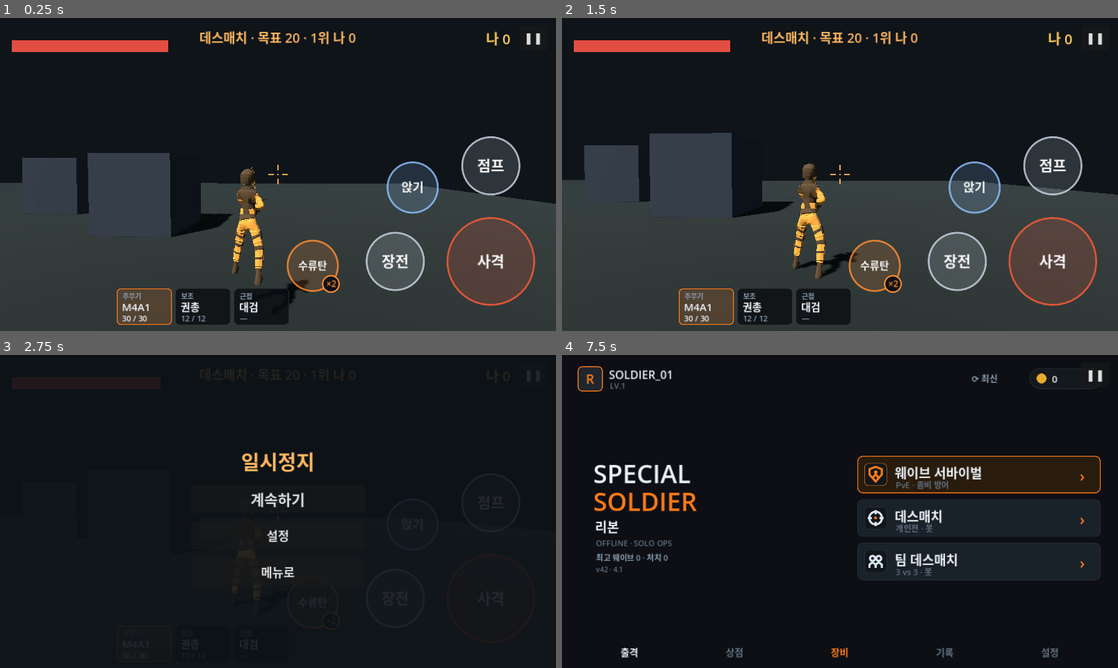
Above: before the commit, frames 1-4 (two rows, left to right).
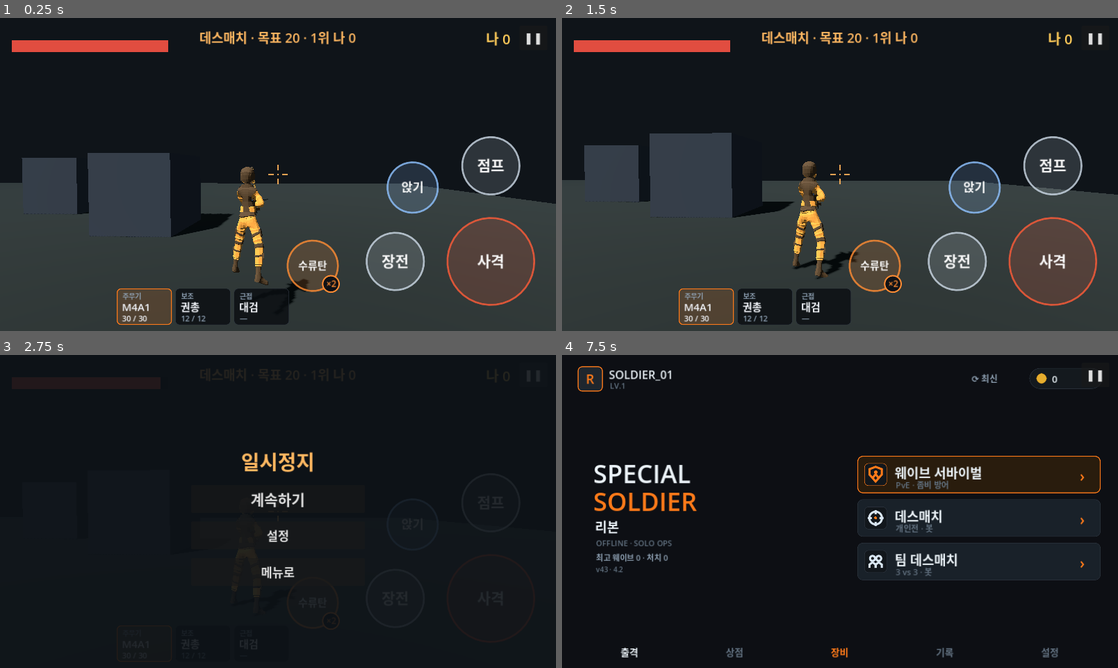
Above: after the commit, the same moments.

Repository: jjongjjongs/Reborn
Game: Godot game, scene res://Deathmatch.tscn
Two runs of this game, one before a commit and one after it. Both use one fixed random seed, a clock stepped at 60 frames per second and the inputs below. This scene is started directly instead of the project's main scene.
Inputs:
- Up to frame 1 (0.25 s): no input
- Up to frame 2 (1.5 s): click "❚❚" at 0.5 s; click "계속하기" at 1.25 s
- Up to frame 3 (2.75 s): click "❚❚" at 2 s
- Up to frame 4 (7.5 s): click "설정" at 2.75 s; click "메뉴로" at 3.5 s; click "❚❚" at 4.25 s; click "계속하기" at 5 s; click "격자" at 5.75 s; click "리셋" at 6.5 s; click "완료" at 7.25 s

The runs differ from the first frame. In frame 1, 0.6% of the frame differs, in the area x 41-56%, y 47-88%; in frame 2, 0.6%, in the area x 41-54%, y 45-84%; in frame 3, less than 0.1%; in frame 4, less than 0.1%.

Commit message:
Fix feet turning inward: retarget foot by ankle->toe direction, v43
Co-Authored-By: Claude Opus 5.5 <noreply@anthropic.com>
Claude-Session: https://claude.ai/code/session_017gCHGQkLFHx2VS6S1QuV14

Diff:
--- a/game/project.godot
+++ b/game/project.godot
@@ -4,8 +4,8 @@
 [application]
 
 config/name="스페셜솔져 리본"
-config/version="4.1"
-config/build_code=42
+config/version="4.2"
+config/build_code=43
 run/main_scene="res://Menu.tscn"
 config/icon="res://icon.svg"
 config/quit_on_go_back=false
--- a/game/soldier.gd
+++ b/game/soldier.gd
@@ -17,6 +17,7 @@
 	"Shoulder.R": "DEF-shoulder.R", "UpperArm.R": "DEF-upper_arm.R", "LowerArm.R": "DEF-forearm.R", "Hand.R": "DEF-hand.R",
 	"UpperLeg.L": "DEF-thigh.L", "LowerLeg.L": "DEF-shin.L", "Foot.L": "DEF-foot.L",
 	"UpperLeg.R": "DEF-thigh.R", "LowerLeg.R": "DEF-shin.R", "Foot.R": "DEF-foot.R",
+	"Foot.L_end": "DEF-toe.L", "Foot.R_end": "DEF-toe.R",
 	"Index2.L": "DEF-f_index.01.L", "Index3.L": "DEF-f_index.02.L", "Index4.L": "DEF-f_index.03.L",
 	"Middle2.L": "DEF-f_middle.01.L", "Middle3.L": "DEF-f_middle.02.L", "Middle4.L": "DEF-f_middle.03.L",
 	"Ring2.L": "DEF-f_ring.01.L", "Ring3.L": "DEF-f_ring.02.L", "Ring4.L": "DEF-f_ring.03.L",
@@ -35,6 +36,7 @@
 	"Shoulder.R": "UpperArm.R", "UpperArm.R": "LowerArm.R", "LowerArm.R": "Hand.R",
 	"UpperLeg.L": "LowerLeg.L", "LowerLeg.L": "Foot.L",
 	"UpperLeg.R": "LowerLeg.R", "LowerLeg.R": "Foot.R",
+	"Foot.L": "Foot.L_end", "Foot.R": "Foot.R_end",       # foot yaw: ankle->toe direction
 	"Hand.L": "Middle2.L", "Hand.R": "Middle2.R",
 	"Index2.L": "Index3.L", "Index3.L": "Index4.L", "Middle2.L": "Middle3.L", "Middle3.L": "Middle4.L",
 	"Ring2.L": "Ring3.L", "Ring3.L": "Ring4.L", "Pinky2.L": "Pinky3.L", "Pinky3.L": "Pinky4.L",
Not shown, changed: game/export_presets.cfg
